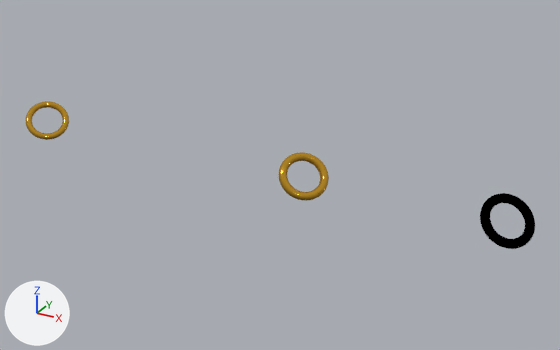
A saved change to the Blender file ring.blend.
Both versions are drawn from a 50 mm lens placed at (5.6, -29.8, 14.7), pointed at (-11.1, 0.7, -0.5). The lights are fixed; the arrows at lower left show +X, +Y and +Z.
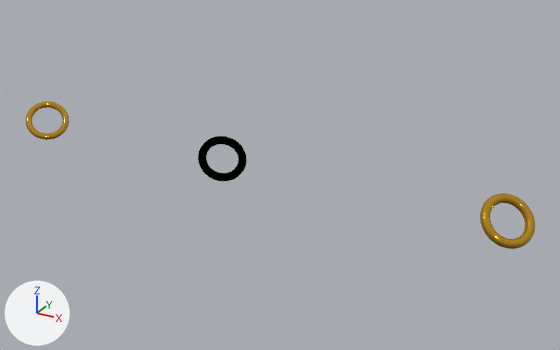
Changed parts and their boxes (x1, y1, x2, y2) in the pictures (560 x 350 px):
'Torus.002', moved
    before: (279, 152, 329, 201)
    after: (480, 193, 535, 249)
'Torus', moved
    before: (480, 193, 535, 249)
    after: (198, 136, 246, 181)

The change, as a list of edits to the scene's bpy script:
```text
Change ob_torus:
    ob_torus.location: (0.0, 0.0, 0.0) -> (-14.02, 0.0, 0.0)
Change ob_torus_002:
    ob_torus_002.location: (-9.5, 0.0, 0.0) -> (0.0, 0.0, 0.0)
```
